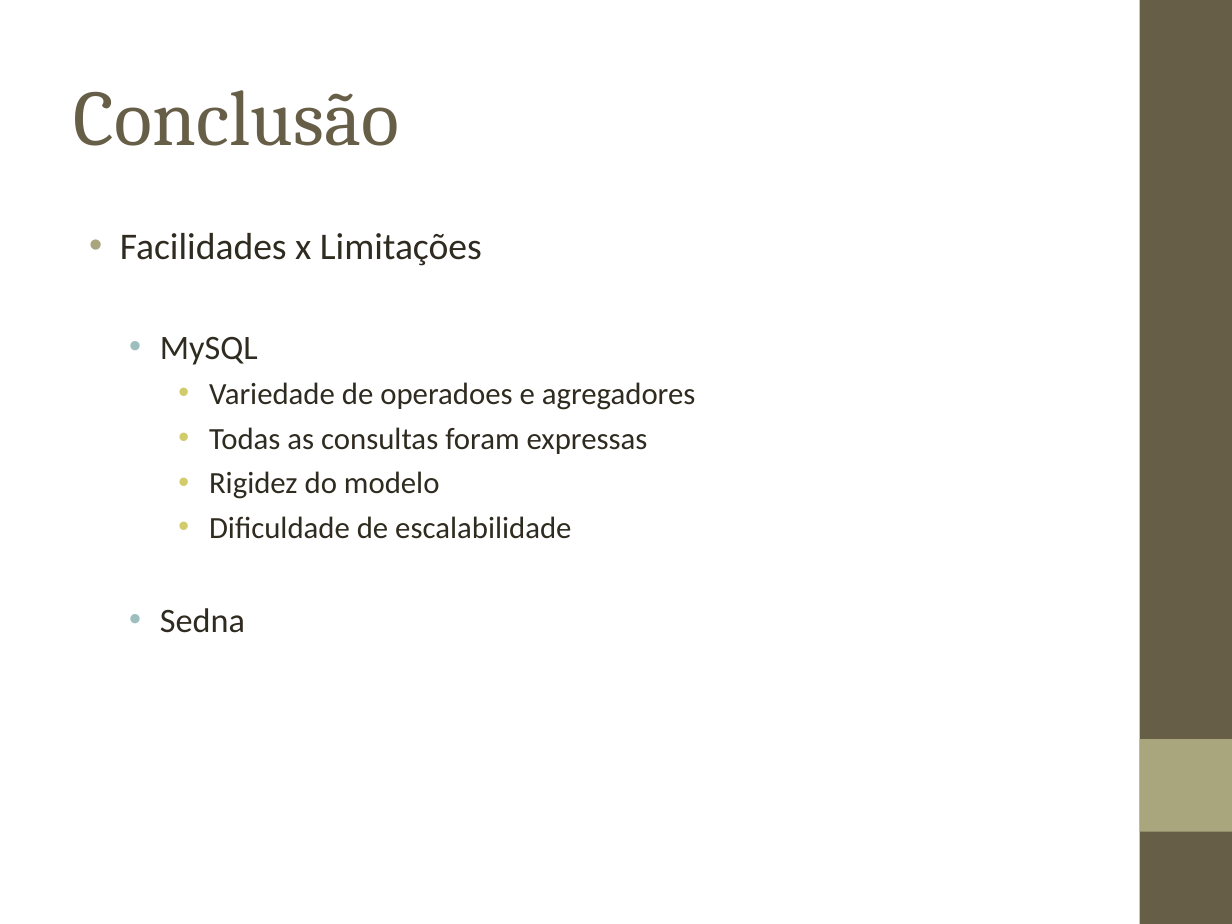
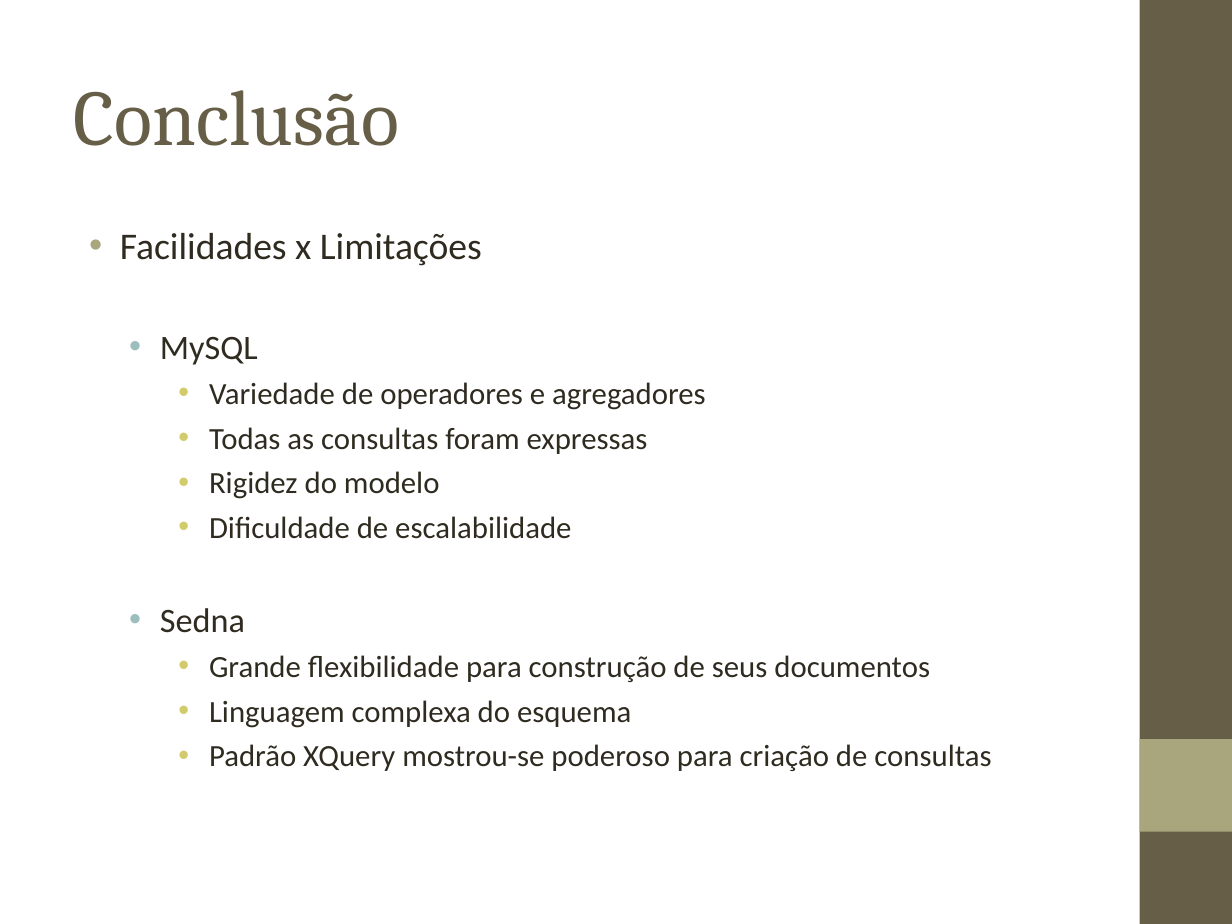
Before and after one commit to biacpaixao/Projeto_Final, a slide deck: slide 51 of apresentacao_projeto_final-v3.ppt. Drawn at 1232x924 pixels with LibreOffice and Linux fonts; fonts in the diff are those of the drawing; background and template pictures are left out. Boxes give left, top, right and bottom in pixels: in the first picture for what was removed or moved away, otherwise in the second. Text is boxed around its words. In the diff, an @@ line names an element or a change of style, - is before the commit and + after.

```diff
--- a/apresentacao_projeto_final-v3.ppt
+++ b/apresentacao_projeto_final-v3.ppt
@@ text at (x1=209, y1=382, x2=706, y2=410): text changed @@
-    • Variedade de operadoes e agregadores
+    • Variedade de operadores e agregadores
@@ text at (x1=209, y1=655, x2=991, y2=771): paragraphs added @@
+    • Grande flexibilidade para construção de seus documentos
+    • Linguagem complexa do esquema
+    • Padrão XQuery mostrou-se poderoso para criação de consultas
```
Also in this commit, not shown: 5 other slides changed, 1 slide added.
